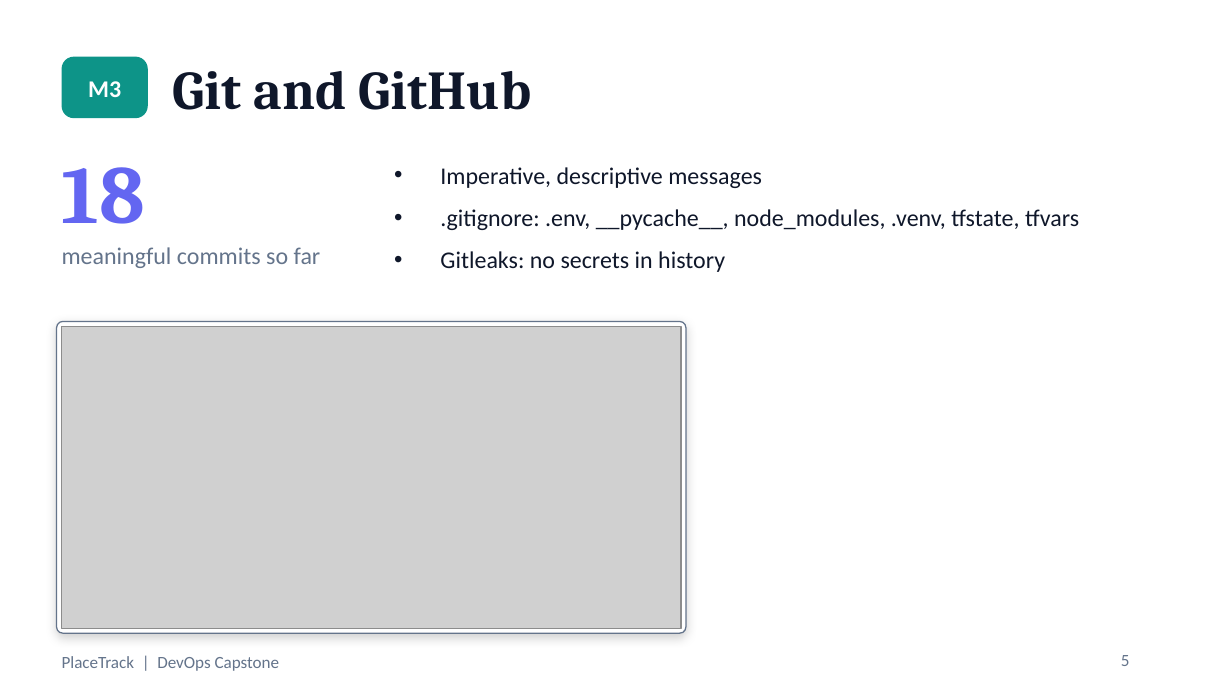
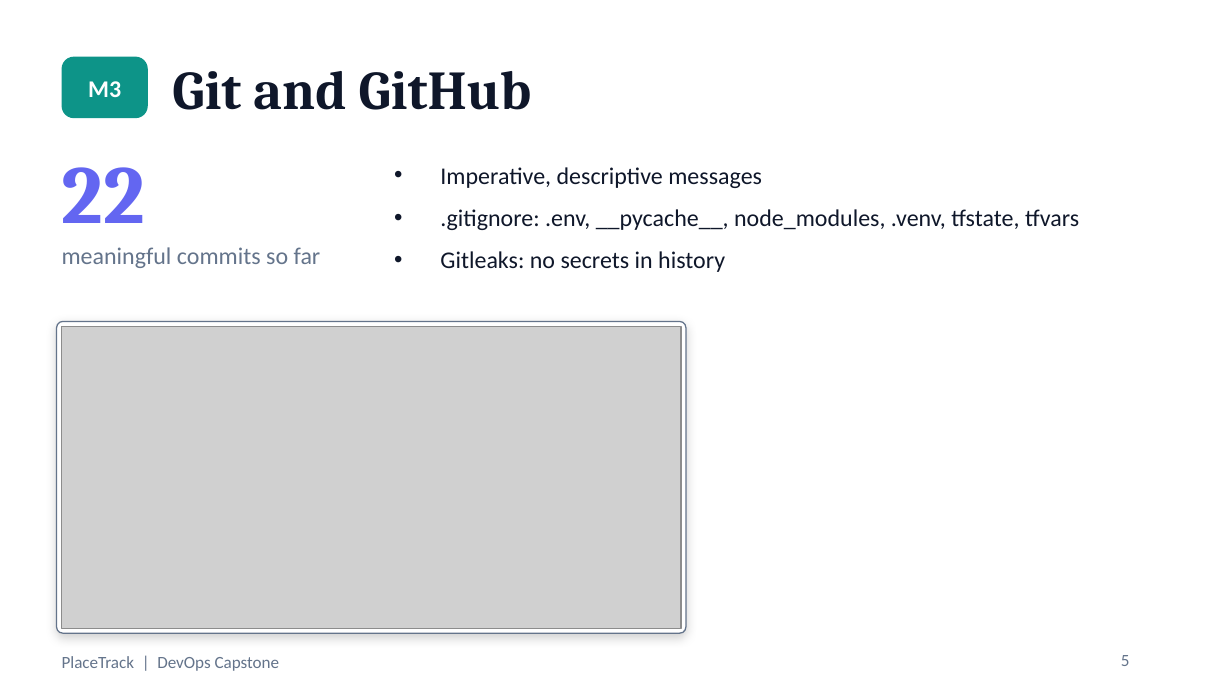
Before and after one commit to Raghavendra1729-cell/placetrack-devops-capstone, a slide deck: slide 5 of docs/PlaceTrack-Capstone.pptx. Drawn at 1232x693 pixels with LibreOffice and Linux fonts; fonts in the diff are those of the drawing; grey boxes stand for pictures. Boxes give left, top, right and bottom in pixels: in the first picture for what was removed or moved away, otherwise in the second. Text is boxed around its words. In the diff, an @@ line names an element or a change of style, - is before the commit and + after.

```diff
--- a/docs/PlaceTrack-Capstone.pptx
+++ b/docs/PlaceTrack-Capstone.pptx
@@ text at bbox=[62, 167, 145, 223]: text changed @@
-18
+22
```
Also in this commit, not shown: 1 other slide changed, 2 other files.
